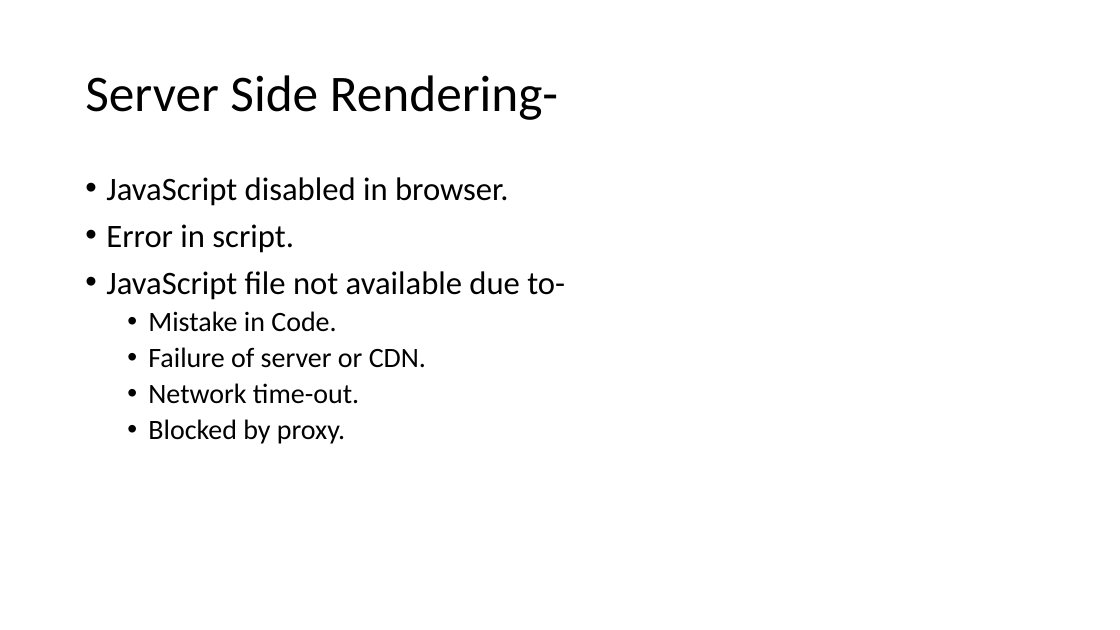
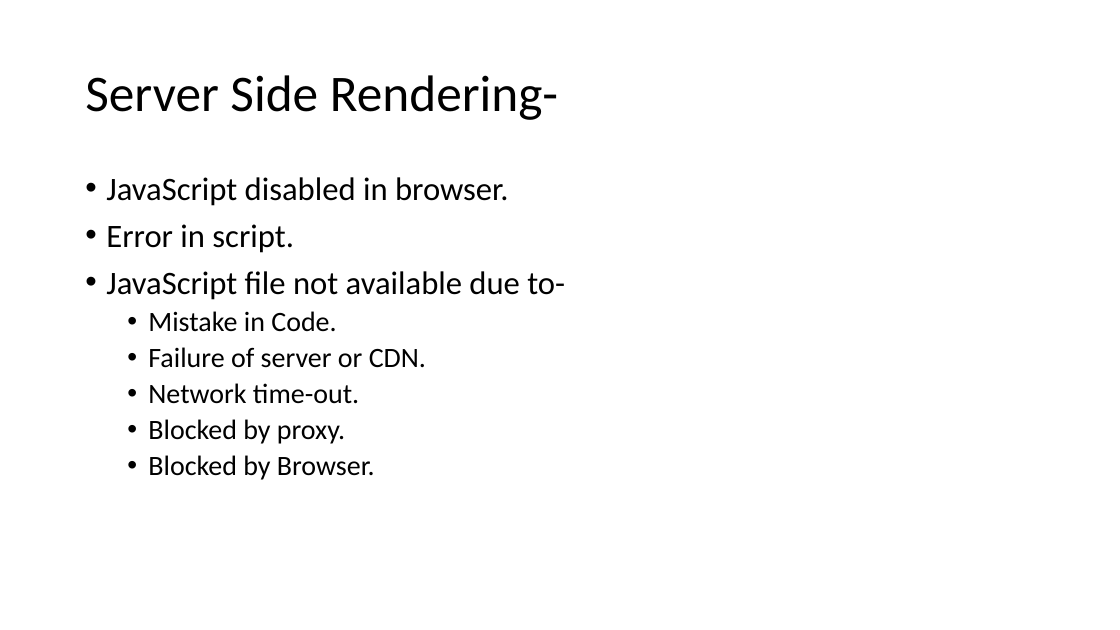
Before and after one commit to arunrajora/AJAX-Demo, a slide deck: slide 7 of AJAX Advanced.pptx. Drawn at 1120x630 pixels with LibreOffice and Linux fonts; fonts in the diff are those of the drawing. Boxes give left, top, right and bottom in pixels: in the first picture for what was removed or moved away, otherwise in the second. Text is boxed around its words. In the diff, an @@ line names an element or a change of style, - is before the commit and + after.

```diff
--- a/AJAX Advanced.pptx
+++ b/AJAX Advanced.pptx
@@ text at (x1=148, y1=455, x2=375, y2=480): paragraph added @@
+  • Blocked by Browser.
```
Also in this commit, not shown: 11 other files.
